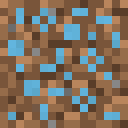
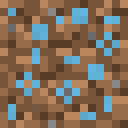
Comparing the layer stacks of the two 128 x 128 images. Changes:
moved "图层 2" into group "组 2", painted on it over [8, 8, 120, 120]
added layer "图层 2 拷贝" in group "组 1" over [8, 8, 120, 120]
